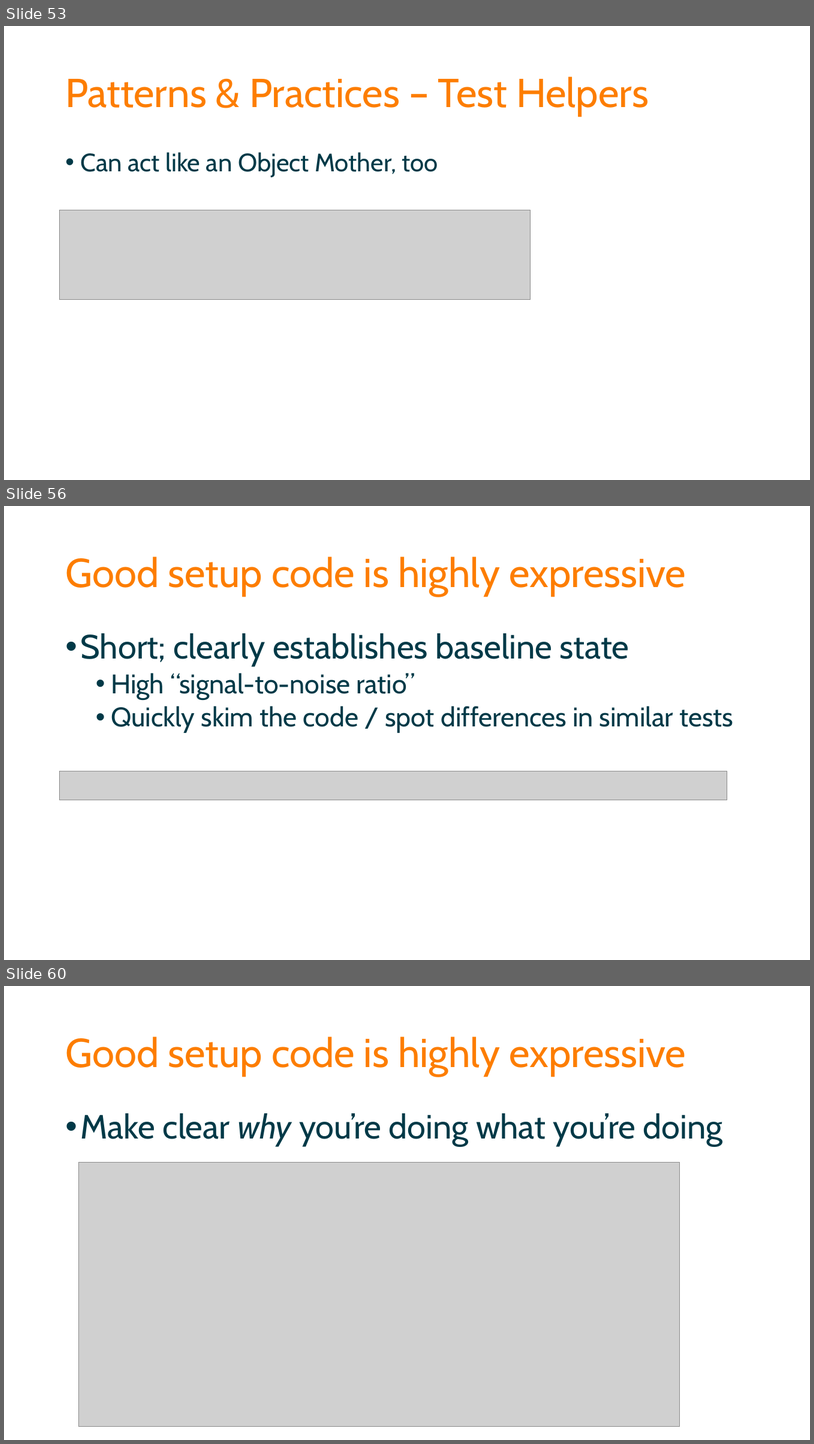
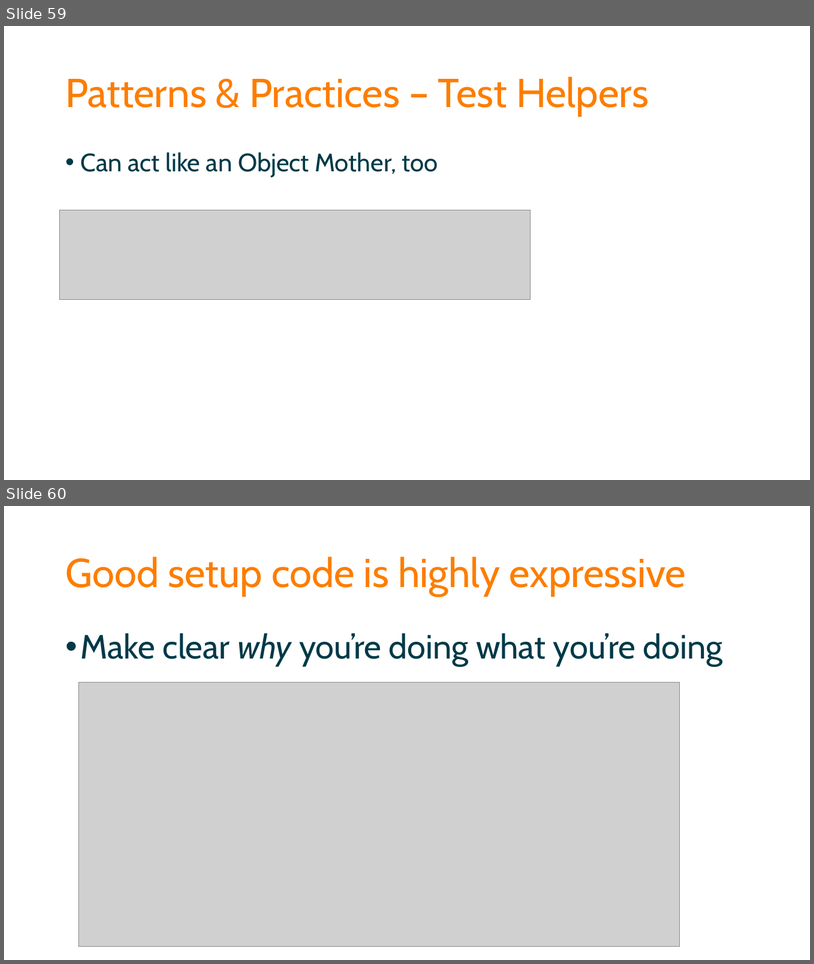
Before and after one commit to spetryjohnson/Talk-Patterns_of_Effective_Test_Setup, a slide deck: POETS - CodeMash 2017.pptx. Shown one above the other, each under a label of ours: slides 53, 56 and 60 before the commit, slides 59 and 60 after it; the slides between them are not shown. The pictures are 814x1444 and 814x964 pixels, drawn with LibreOffice and Linux fonts; fonts in the diff are those of the drawing; grey boxes stand for pictures. Boxes give left, top, right and bottom in pixels: in the first picture for what was removed or moved away, otherwise in the second. Text is boxed around its words. In the diff, an @@ line names an element or a change of style, - is before the commit and + after.

```diff
--- a/POETS - CodeMash 2017.pptx
+++ b/POETS - CodeMash 2017.pptx
@@ slide 56 removed at bbox=[4, 506, 810, 960], background #FFFFFF @@
@@ title removed at bbox=[65, 556, 686, 596] @@
-Good setup code is highly expressive
@@ text removed at bbox=[81, 633, 734, 733] @@
-• Short; clearly establishes baseline state
-  • High “signal-to-noise ratio”
-  • Quickly skim the code / spot differences in similar tests
@@ picture removed at bbox=[60, 771, 728, 800] @@
@@ what was slide 53 is now slide 59 @@
```
Also in this commit, not shown: 3 slides changed, 6 slides added, 21 other slides removed, 1 other file.
